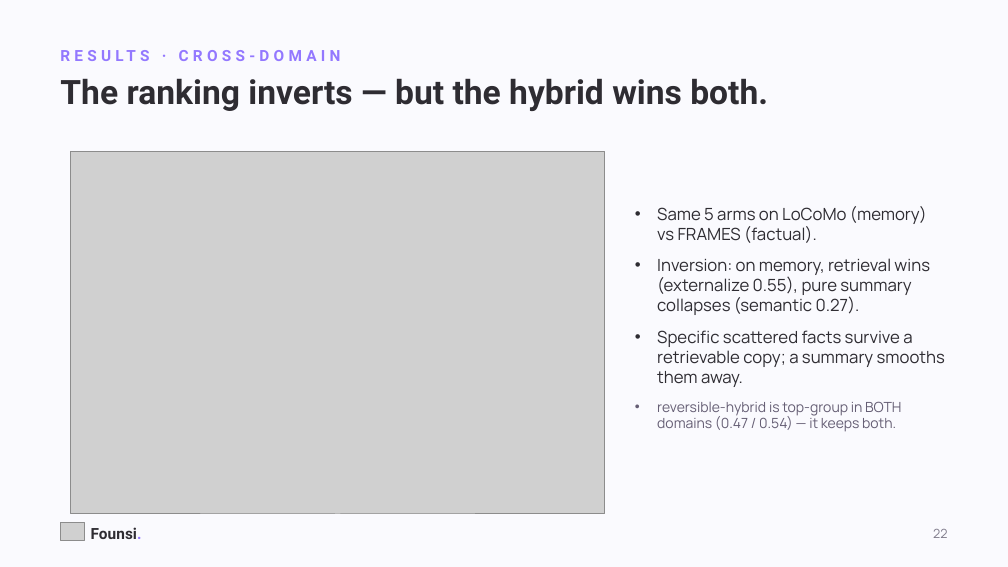
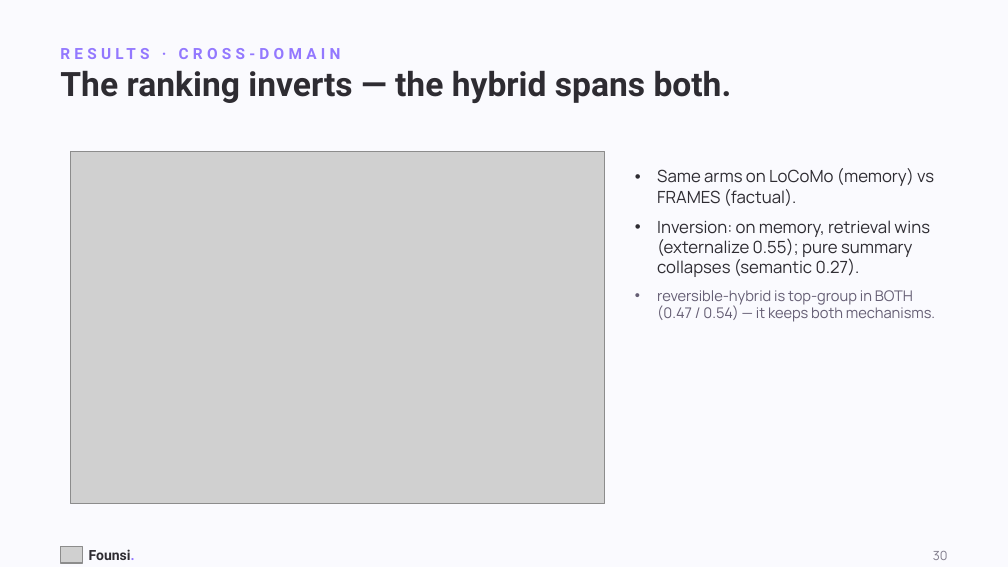
Before and after one commit to kanishkpatel1995/agent-harness, a slide deck: slide 30 of presentation/founsi-context-engineering.pptx (slide 22 before the commit). Drawn at 1008x567 pixels with LibreOffice and Linux fonts; fonts in the diff are those of the drawing; grey boxes stand for pictures. Boxes give left, top, right and bottom in pixels: in the first picture for what was removed or moved away, otherwise in the second. Text is boxed around its words. In the diff, an @@ line names an element or a change of style, - is before the commit and + after.

```diff
--- a/presentation/founsi-context-engineering.pptx
+++ b/presentation/founsi-context-engineering.pptx
@@ text at [60, 70, 732, 103]: text changed @@
-The ranking inverts — but the hybrid wins both.
+The ranking inverts — the hybrid spans both.
@@ picture: place and size @@
-picture at [71, 151, 605, 514]
+picture at [71, 151, 605, 504]
@@ text "Same arms on LoCoMo (memory) ..." at [657, 168, 935, 322]: vertical alignment middle to top @@
@@ text at [657, 168, 935, 322]: text changed @@
-• Same 5 arms on LoCoMo (memory) vs FRAMES (factual).
-• Inversion: on memory, retrieval wins (externalize 0.55), pure summary collapses (semantic 0.27).
-• Specific scattered facts survive a retrievable copy; a summary smooths them away.
-• reversible-hybrid is top-group in BOTH domains (0.47 / 0.54) — it keeps both.
+• Same arms on LoCoMo (memory) vs FRAMES (factual).
+• Inversion: on memory, retrieval wins (externalize 0.55); pure summary collapses (semantic 0.27).
+• reversible-hybrid is top-group in BOTH (0.47 / 0.54) — it keeps both mechanisms.
@@ picture removed at [60, 522, 85, 540] @@
@@ text removed at [933, 529, 947, 538] @@
-22
@@ picture added at [60, 546, 83, 563] @@
@@ text "Founsi.": place and size @@
-text "Founsi." at [91, 527, 142, 539]
+text "Founsi." at [89, 549, 135, 560]
@@ text "Founsi." at [89, 549, 135, 560]: size 11 to 10 pt @@
@@ text added at [933, 551, 948, 560], 9 pt, text #7E7A8A @@
+30
```
Also in this commit, not shown: 21 other slides changed, 16 slides added, 19 slides removed, 9 other files.
